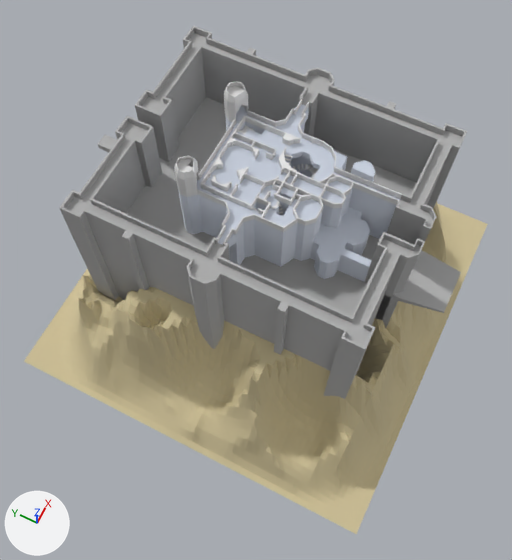
The Blender file Blender/Castle Ravenloft/ravenloft.blend: old version first, new version second.
Both versions are drawn from a 50 mm camera at (-14.4, -6.9, 26.4) aimed at (-2.1, -0.7, -2.1). The lights are fixed; the arrows at lower left show +X, +Y and +Z.

Names of what the first picture shows: 'Castle Walls.Tall.001', 'Cube.022', 'Cube.023', 'Cube.024', 'Landscape.000', 'Main Floor.003', 'Stairs.K24.003'.
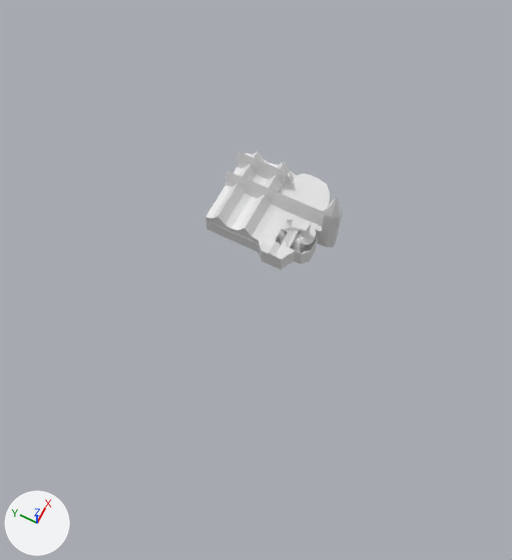
ob_empty_006 is not drawn itself; it is used by a modifier of ob_cube_023.

The change, as a diff of the scene's bpy script:
```diff
--- a/Blender/Castle Ravenloft/ravenloft.blend.py
+++ b/Blender/Castle Ravenloft/ravenloft.blend.py
@@ me_cube_060 @@
 # used by ob_cube_024; location = (1.83, 1.37, 3.35); scale = (0.0625, 0.5, 0.5)
-me_cube_060.from_pydata(...)  # 662 vertices, 659 faces; spans x -87.7..29.1, y -13.2..2.7, z -0.3..2.7
+me_cube_060.from_pydata(...)  # 72 vertices, 54 faces; spans x -0.3..0.2, y -0.6..0.0, z 0.0..0.5
+# me_cube_060 part 1: 662 vertices removed from x -87.7..29.1, y -13.2..2.7, z -0.3..2.7; 72 vertices added at x -0.3..0.2, y -0.6..0.0, z 0.0..0.5
@@ me_cube_057 @@
 # used by ob_cube_022; location = (-0.1, -0.72, 3.35); scale = (0.0625, 0.5, 0.5)
-me_cube_057.from_pydata(...)  # 730 vertices, 756 faces; spans x -31.9..31.9, y -5.3..5.2, z -0.3..0.3
+me_cube_057.from_pydata(...)  # 489 vertices, 514 faces; spans x -32.5..35.8, y -4.1..0.9, z -0.3..2.1
+# me_cube_057 part 2: the loose piece of 60 vertices spanning x -22.8..-17.8, y 3.1..4.7, z -0.3..0.3 is deleted
+# me_cube_057 part 3: 595 vertices removed from x -31.9..31.2, y -5.3..5.2, z -0.3..0.3; 414 vertices added at x -32.5..35.8, y -4.1..0.9, z -0.3..2.1
@@ me_plane @@
+me_plane.from_pydata(...)  # 1079 vertices, 1123 faces, 1 loose edge; spans x -2.33..1.91, y -3.12..2.04, z -0.91..2.48
@@ me_cube_093 @@
+me_cube_093.from_pydata(...)  # 44 vertices, 34 faces; spans x -0.137..0.304, y -0.388..0.378, z -0.234..0.021
@@ ob_cube_024 @@
 ob_cube_024 = bpy.data.objects.new('Cube.024', me_cube_060)
-ob_cube_024.location = (1.83, 1.37, 3.35)
-ob_cube_024.scale = (0.0625, 0.5, 0.5)
+ob_cube_024.location = (-0.89, -2.52, 1.22)
+ob_cube_024.rotation_euler = (0.0, 0.0, 4.521)  # degrees (0, 0, 259)
@@ ob_empty_006 @@
 ob_empty_006 = bpy.data.objects.new('Empty.006', None)
-ob_empty_006.location = (1.135, -1.148, 3.114)
-ob_empty_006.rotation_euler = (0.0, 0.0, 0.239)  # degrees (0, 0, 14)
+ob_empty_006.location = (-0.737, -1.302, 1.003)
+ob_empty_006.rotation_euler = (0.0, 0.0, -4.227)  # degrees (0, 0, -242)
@@ ob_cube_023 @@
 ob_cube_023 = bpy.data.objects.new('Cube.023', me_cube_059)
-ob_cube_023.location = (1.12, -1.15, 3.17)
+ob_cube_023.location = (-0.59, -2.12, 0.9)
+ob_cube_023.rotation_euler = (0.0, 0.0, 3.64)  # degrees (0, 0, 209)
 _m = ob_cube_023.modifiers.new('Array', 'ARRAY')
@@ ob_cube_022 @@
 ob_cube_022 = bpy.data.objects.new('Cube.022', me_cube_057)
-ob_cube_022.location = (-0.1, -0.72, 3.35)
+ob_cube_022.location = (-0.1, -0.72, 1.07)
 ob_cube_022.scale = (0.0625, 0.5, 0.5)
+ob_cube_022.hide_viewport = True
@@ ob_stairs_k24_003 @@
 ob_stairs_k24_003.location = (1.68, 0.42, 1.8)
+ob_stairs_k24_003.hide_set(True)  # its collection is switched off
@@ ob_main_floor_003 @@
-ob_main_floor_003 = bpy.data.objects.new('Main Floor.003', me_cube_005)
-ob_main_floor_003.location = (0.01, -0.92, 1.37)
@@ ob_castle_walls_tall_001 @@
 ob_castle_walls_tall_001.scale = (0.2, 0.2, 1.0)
+ob_castle_walls_tall_001.hide_set(True)  # its collection is switched off
@@ ob_landscape_000 @@
 ob_landscape_000.scale = (4.48, 4.48, 3.1)
+ob_landscape_000.hide_set(True)  # its collection is switched off
@@ ob_plane @@
+ob_plane = bpy.data.objects.new('Plane', me_plane)
+ob_plane.location = (0.22, -0.21, 0.92)
@@ ob_cube_038 @@
+ob_cube_038 = bpy.data.objects.new('Cube.038', me_cube_093)
+ob_cube_038.location = (-0.53, -2.48, 1.16)
+ob_cube_038.rotation_euler = (0.0, 0.0, 2.53)  # degrees (0, 0, 145)
```

Location of each change, (x1, y1, x2, y2) in pixels of the pictures (512 x 560 px; the box of a moved part takes in the faces that stretch with it):
'Castle Walls.Tall.001', hidden
    before: (60, 26, 467, 399)
'Landscape.000', hidden (beige)
    before: (24, 202, 487, 534)
'Main Floor.003', deleted
    before: (177, 105, 400, 282)
'Plane', added
    after: (205, 151, 342, 270)
'Cube.024', reshaped, moved, turned, rescaled
    before: (174, 81, 402, 243)
    after: (296, 237, 314, 245)
'Cube.022', hidden
    before: (200, 115, 353, 218)
'Cube.023', moved, turned
    before: (284, 154, 318, 179)
    after: (294, 230, 302, 245)
'Cube.025', moved, turned (not visible before)
    after: (285, 218, 293, 230)
'Cube.038', added
    after: (308, 228, 316, 240)
'Stairs.K24.003', hidden
    before: (238, 126, 255, 134)
part 2 of me_cube_057, deleted
    before: (211, 175, 232, 192)
part 3 of me_cube_057, moved or reshaped (not visible afterwards)
    before: (200, 115, 353, 218)
